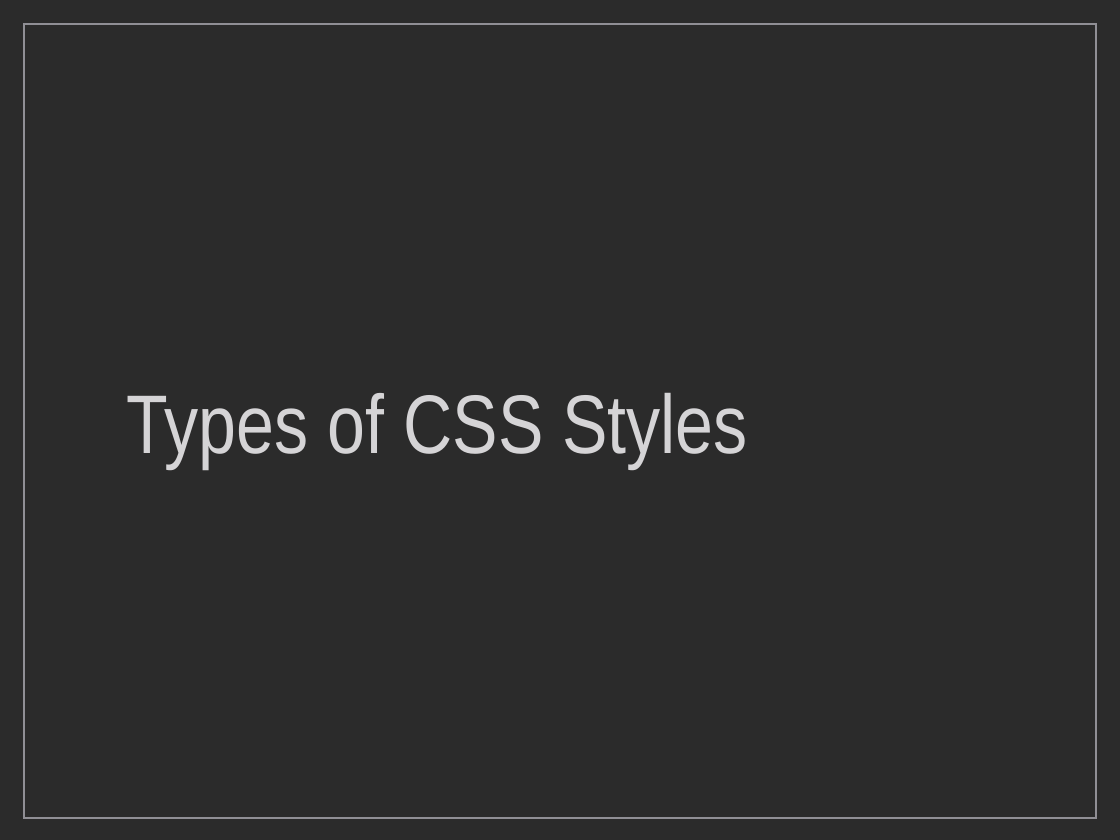
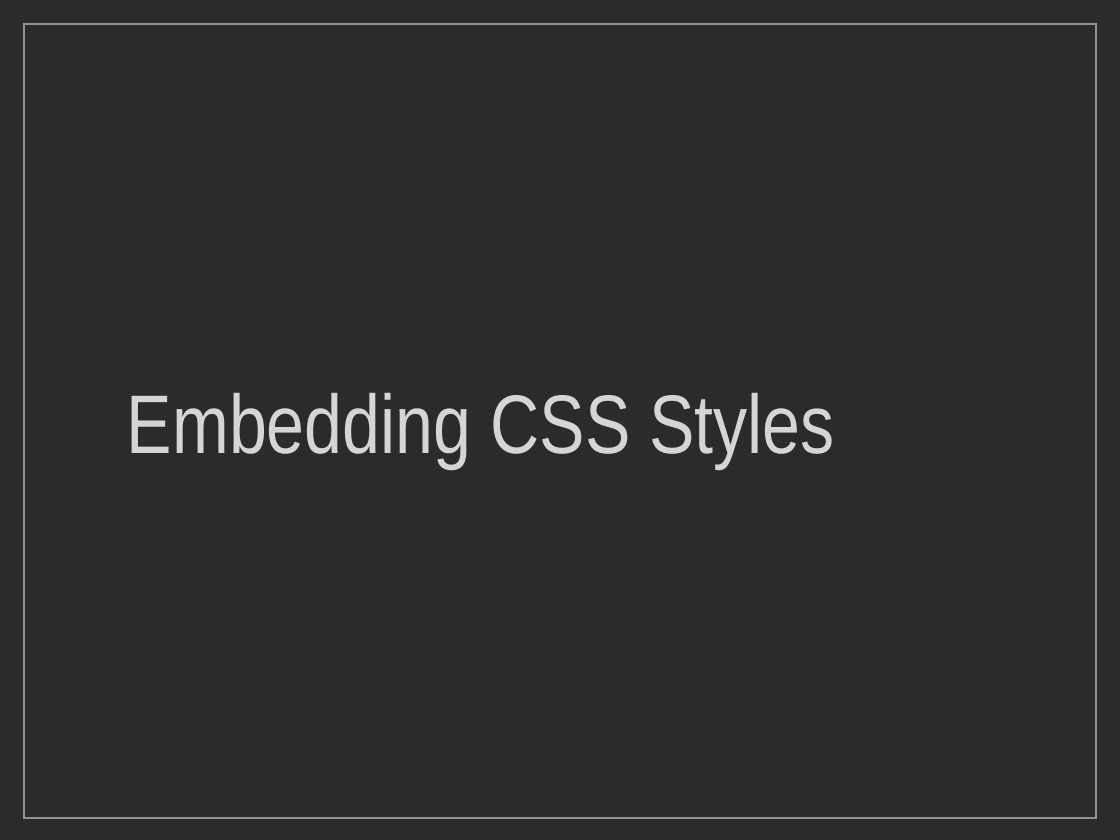
Before and after one commit to markdodgson/markdodgson-mohawk, a slide deck: slide 28 of images/keynotes/Week4_Keynote.ppt (slide 24 before the commit). Drawn at 1120x840 pixels with LibreOffice and Linux fonts; fonts in the diff are those of the drawing; background and template pictures are left out; a plain dark background stands for a picture behind light text. Boxes give left, top, right and bottom in pixels: in the first picture for what was removed or moved away, otherwise in the second. Text is boxed around its words. In the diff, an @@ line names an element or a change of style, - is before the commit and + after.

```diff
--- a/images/keynotes/Week4_Keynote.ppt
+++ b/images/keynotes/Week4_Keynote.ppt
@@ title at [127, 393, 835, 468]: text changed @@
-Types of CSS Styles
+Embedding CSS Styles
```
Also in this commit, not shown: 19 other slides changed, 7 slides added, 3 slides removed, 42 other files.
